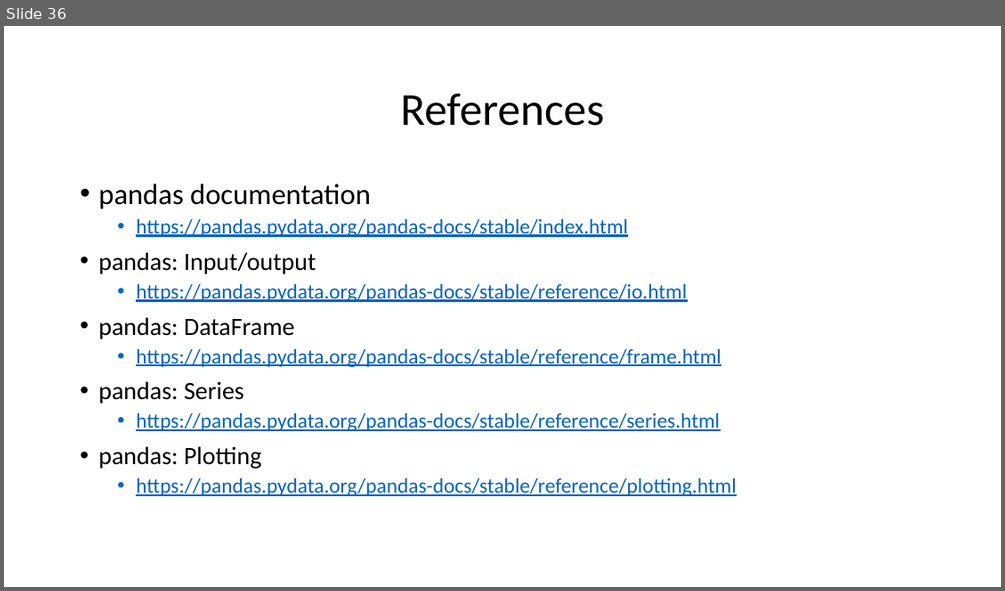
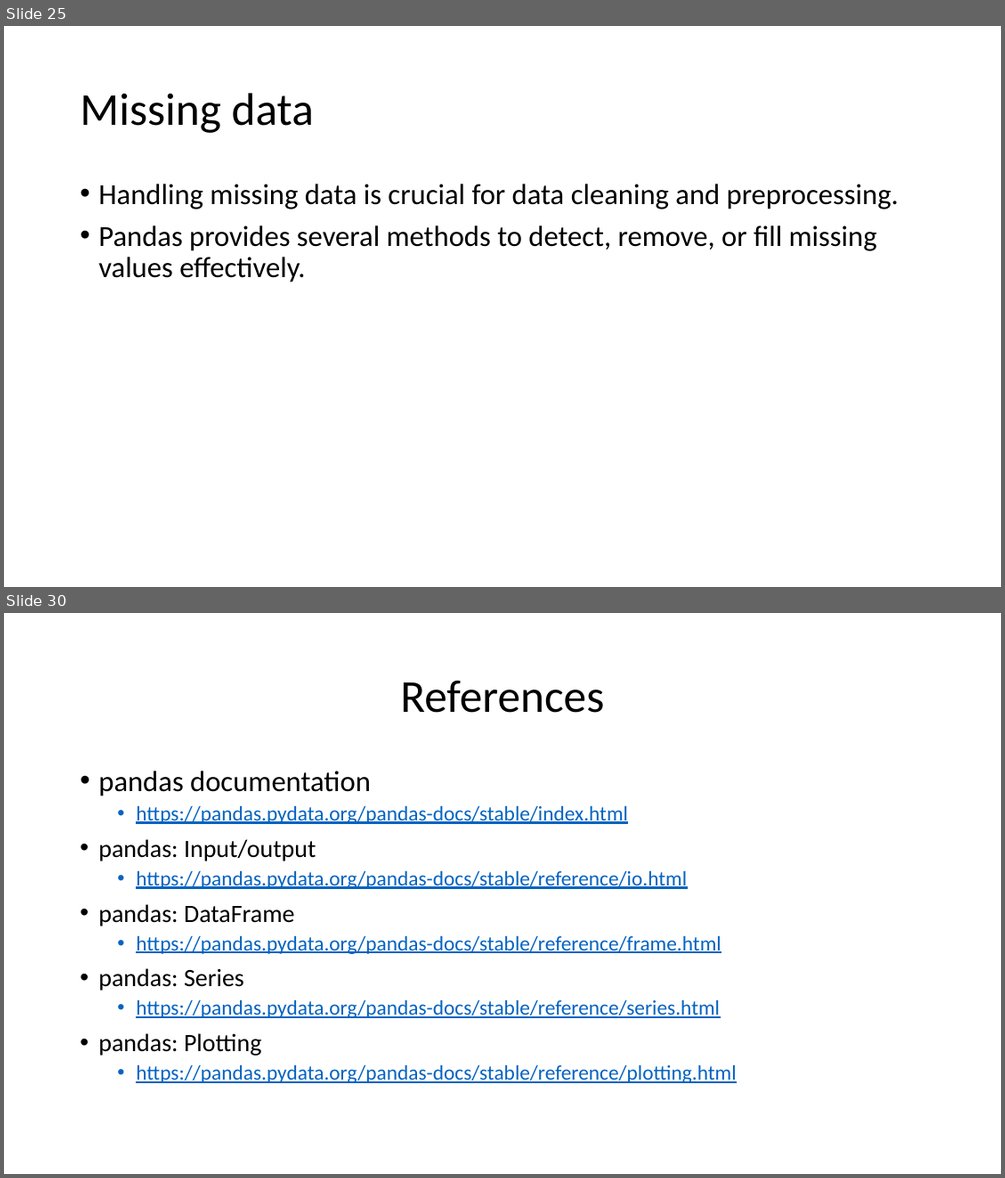
Before and after one commit to motazsaad/Exploratory-Analysis-of-Big-Data, a slide deck: materials/PPT slides/08 EDABDC - Pandas.pptx. Shown one above the other, each under a label of ours: slide 36 before the commit, slides 25 and 30 after it; the slides between them are not shown. The pictures are 1005x591 and 1005x1178 pixels, drawn with LibreOffice and Linux fonts; fonts in the diff are those of the drawing. Boxes give left, top, right and bottom in pixels: in the first picture for what was removed or moved away, otherwise in the second. Text is boxed around its words. In the diff, an @@ line names an element or a change of style, - is before the commit and + after.

```diff
--- a/materials/PPT slides/08 EDABDC - Pandas.pptx
+++ b/materials/PPT slides/08 EDABDC - Pandas.pptx
@@ slide 25 added at [4, 26, 1001, 587], background #FFFFFF @@
@@ title added at [80, 93, 314, 133], 44 pt, text #000000 @@
+Missing data
@@ text added at [98, 184, 898, 282], 28 pt, text #000000 @@
+• Handling missing data is crucial for data cleaning and preprocessing.
+• Pandas provides several methods to detect, remove, or fill missing values effectively.
@@ what was slide 36 is now slide 30 @@
```
Also in this commit, not shown: 4 other slides added, 11 slides removed, 1 other file.
